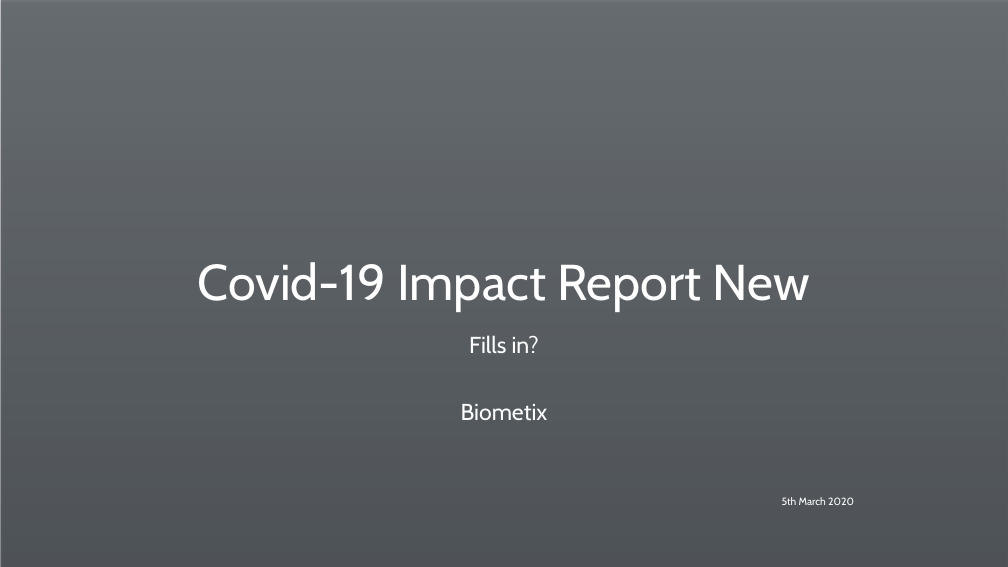
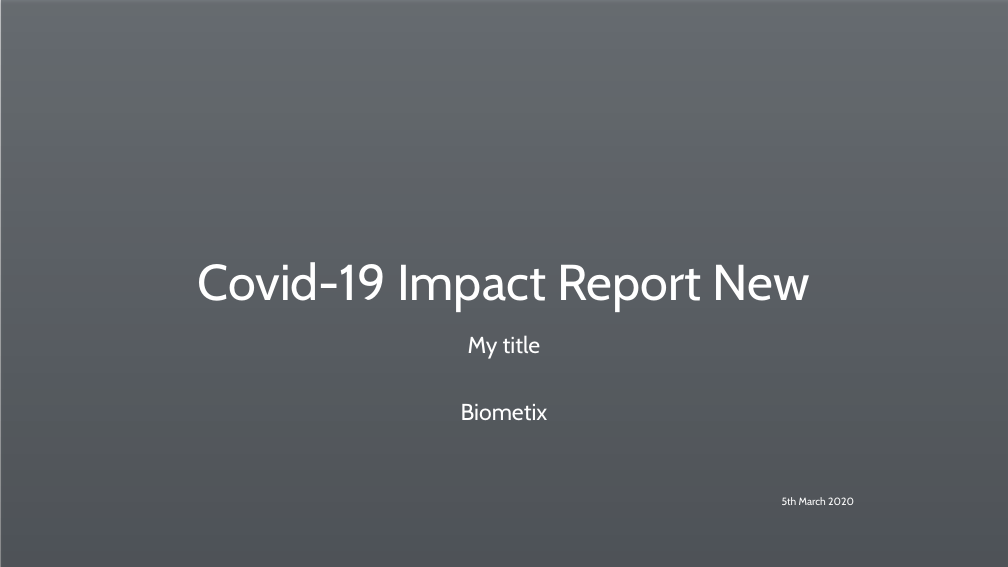
Before and after one commit to ted-dunstone/reports, a slide deck: slide 1 of covid19/presentation.pptx. Drawn at 1008x567 pixels with LibreOffice and Linux fonts; fonts in the diff are those of the drawing; background and template pictures are left out. Boxes give left, top, right and bottom in pixels: in the first picture for what was removed or moved away, otherwise in the second. Text is boxed around its words. In the diff, an @@ line names an element or a change of style, - is before the commit and + after.

Commit message:
simple report

```diff
--- a/covid19/presentation.pptx
+++ b/covid19/presentation.pptx
@@ subtitle at [461,335,548,420]: text changed @@
-Fills in?
-Biometix
+My title
+Biometix
```
Also in this commit, not shown: 2 other slides changed, 20 other files.
